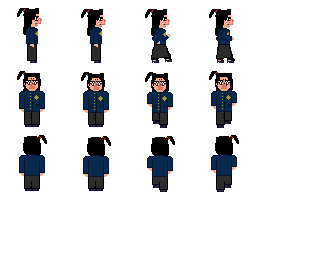
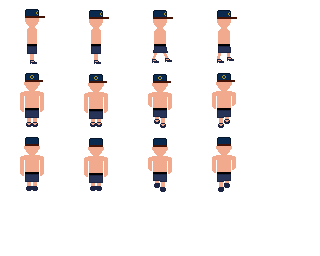
Revision of a layered 320 × 256 image; what changed, layer by layer:
showed "POLICE HAT" over (25, 9, 237, 147)
hid "CAMO BOTTOMS", moved it into group "TOPS" over (25, 44, 232, 189)
hid "POLICE TOP", painted on it over (19, 27, 237, 177)
hid group "HAIR" (5 layers) over (17, 8, 239, 162)
hid group "FACE" (6 layers) over (23, 16, 234, 90)
hid "TRENCH BOTTOMS" over (24, 44, 232, 190)
hid "TAN PANTS" over (25, 44, 231, 189)
hid "3PIECE PANTS" over (25, 44, 233, 189)
hid "POLICE PANTS" over (25, 44, 231, 189)
hid "BROWN PANTS" over (25, 44, 231, 189)
painted on "BLUE HEELS" over (30, 57, 234, 64)
hid "BLACK SHOES" over (25, 58, 235, 192)
painted on "ALL" over (31, 50, 233, 191)
